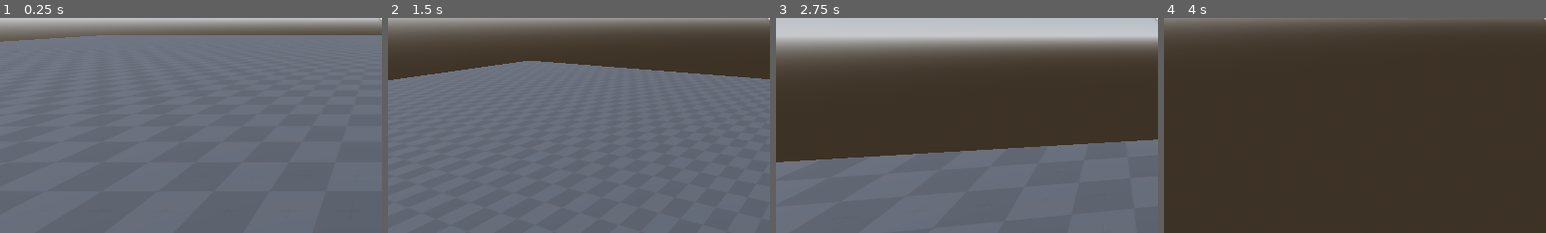
Above: before the commit, frames 1-4 (left to right).
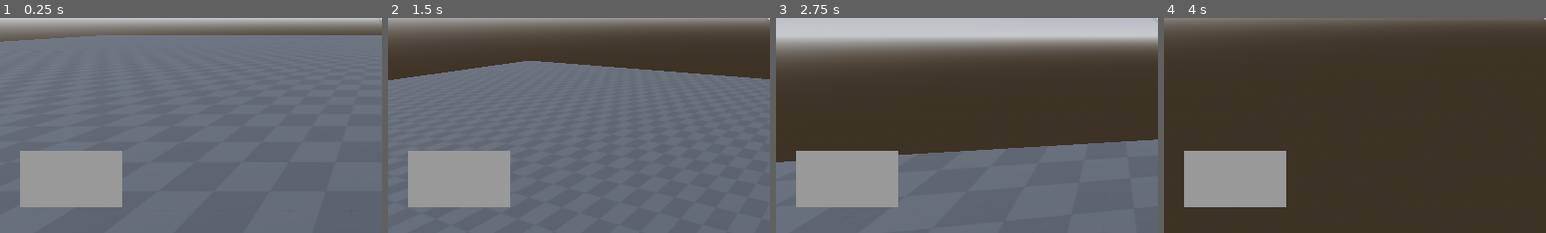
Above: after the commit, the same moments.

Repository: piksalchaos/spadooshka
Game: Godot game, scene res://scenes/test_world.tscn
Same seed, same stepped clock (60 frames per second), same inputs: the game is played once before the commit and once after it.
Inputs (mouse positions are % of the whole screen's width and height, from its top left):
- Up to frame 1 (0.25 s): no input
- Up to frame 2 (1.5 s): move the mouse to (55, 50) at 0.52 s; hold W (forward) from 0.53 s (still down); tap E (interact) at 0.6 s; tap Space (jump) at 0.77 s; move the mouse to (45, 50) at 1.27 s; tap Mouse wheel down (item_slot_left) at 1.35 s
- Up to frame 3 (2.75 s): keep holding W (forward); tap Space (jump) at 1.52 s; move the mouse to (52, 48) at 2.02 s; hold Mouse wheel up (item_slot_right) from 2.03 s (still down)
- Up to frame 4 (4 s): keep holding W (forward); move the mouse to (49, 52) at 2.77 s; release Mouse wheel up (item_slot_right) at 2.78 s; click (49, 52) at 2.85 s; tap Space (jump) at 3.02, 3.77 s; move the mouse to (57, 51) at 3.52 s; hold Right mouse button (use_item) from 3.53 s (still down)
The pictures show only the part of the screen within x 0-50%, y 50-100%; the shares and areas given below are measured in that part.

The runs differ from the first frame. In frame 1, 7.0% of the frame differs, in the area x 5-32%, y 61-88%; in frame 2, 7.0%; in frame 3, 7.0%; in frame 4, 7.0%.

Commit message:
really bad HUD for items

Diff:
--- a/scenes/player.gd
+++ b/scenes/player.gd
@@ -1,4 +1,4 @@
-extends CharacterBody3D
+class_name Player extends CharacterBody3D
 
 @onready var camera: Camera3D = $Camera
 @onready var animation_player: AnimationPlayer = $AnimationPlayer
--- a/scenes/test_world.gd
+++ b/scenes/test_world.gd
@@ -1,5 +1,17 @@
 extends Node
+
+@onready var item_list_label: Label = $CanvasLayer/HUD/ItemListLabel
+@onready var player: Player = $Player
 
 func _unhandled_input(event: InputEvent) -> void:
 	if event.is_action_pressed("quit"):
 		get_tree().quit()
+
+#this code below is stupid.
+func _process(delta: float) -> void:
+	item_list_label.text = ""
+	for i in player.items.size():
+		if i == player.selected_item_slot:
+			item_list_label.text += "speed boost <-\n" #in the time of writing this code, only speed boost items exist. bc the game is no text, these will be replaced with icons instead later
+		else:
+			item_list_label.text += "speed boost\n"
--- a/scenes/test_world.tscn
+++ b/scenes/test_world.tscn
@@ -18,6 +18,15 @@
 background_mode = 2
 sky = SubResource("Sky_c8opc")
 tonemap_mode = 2
+
+[sub_resource type="StyleBoxFlat" id="StyleBoxFlat_kco21"]
+expand_margin_left = 10.0
+expand_margin_top = 10.0
+expand_margin_right = 10.0
+expand_margin_bottom = 10.0
+
+[sub_resource type="Theme" id="Theme_7lfqm"]
+Label/styles/normal = SubResource("StyleBoxFlat_kco21")
 
 [node name="Test World" type="Node"]
 script = ExtResource("1_4bed4")
@@ -57,10 +66,13 @@
 texture = ExtResource("4_230fl")
 stretch_mode = 5
 
-[node name="Label" type="Label" parent="CanvasLayer/HUD"]
+[node name="ItemListLabel" type="Label" parent="CanvasLayer/HUD"]
 layout_mode = 0
-offset_right = 40.0
-offset_bottom = 23.0
+offset_left = 43.0
+offset_top = 592.0
+offset_right = 195.0
+offset_bottom = 667.0
+theme = SubResource("Theme_7lfqm")
 
 [node name="LootBox" parent="." instance=ExtResource("5_qq4x6")]
 transform = Transform3D(1, 0, 0, 0, 1, 0, 0, 0, 1, 8.3378, 0.5, -2.49323)
Not shown: 1 places in scenes/test_world.tscn that only renumber resources
